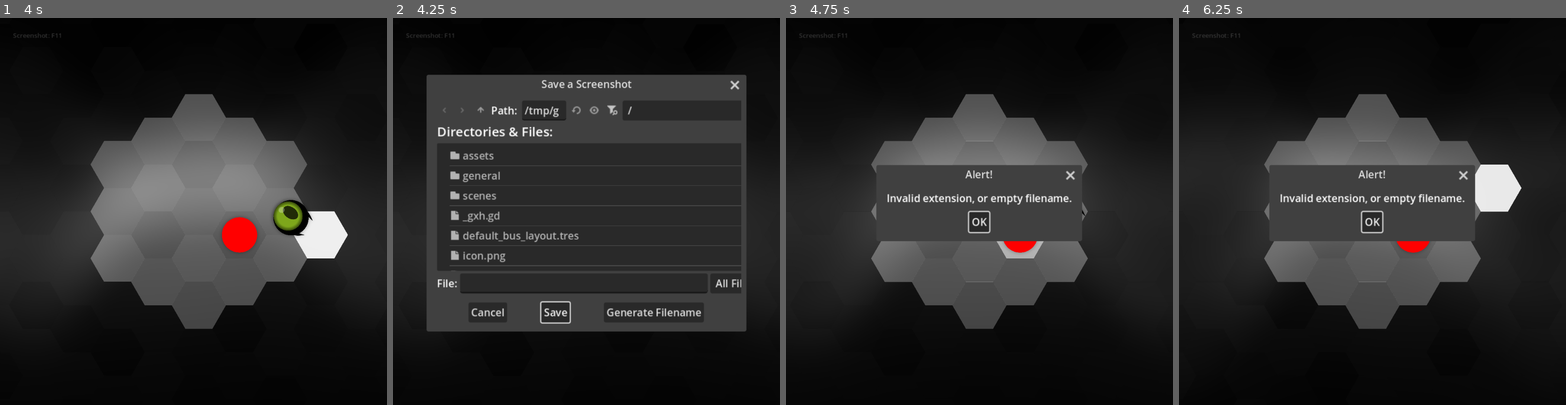
Above: before the commit, frames 1-4 (left to right).
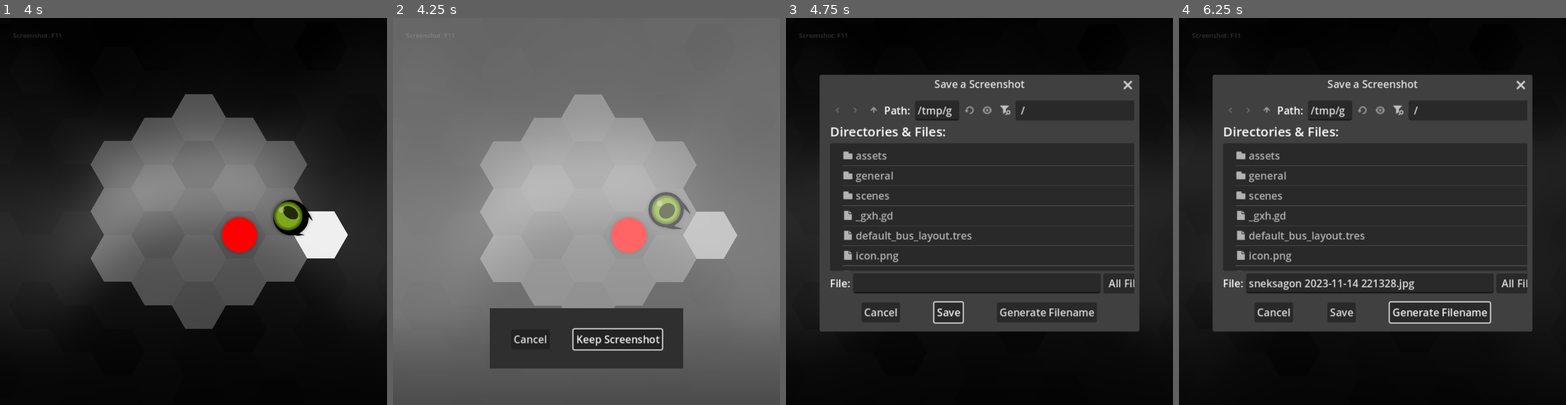
Above: after the commit, the same moments.

Repository: redpebble/sneksagon
Game: Godot game, scene res://scenes/map.tscn
The game is run twice, just before and just after one commit, with the same random seed, the same clock (stepped at 60 frames per second) and the same inputs. Sound files missing from this copy of the repository are replaced by a short silence.
Inputs (mouse positions are in pixels of both pictures, inside the frame that each line leads up to):
- Up to frame 1 (4 s): tap Enter at 0.5 s; move the mouse to (278, 192) at 0.52 s; press the mouse at (278, 192) at 0.53 s; hold D (down_right) 0.53-1.28 s; move the mouse to (116, 230) at 1.27 s; release the mouse at (116, 230) at 1.28 s; hold S (down) 1.28-2.03 s; click (116, 230) at 1.35 s; move the mouse to (232, 126) at 2.02 s; press the mouse at (232, 126) at 2.03 s; hold D (down_right) 2.03-2.78 s; move the mouse to (174, 288) at 2.77 s; release the mouse at (174, 288) at 2.78 s; hold W (up) 2.78-3.53 s; click (174, 288) at 2.85 s; move the mouse to (309, 269) at 3.52 s; press the mouse at (309, 269) at 3.53 s; hold A (down_left) from 3.53 s (still down)
- Up to frame 2 (4.25 s): keep holding A (down_left); tap F11 (screenshot) at 4.15 s
- Up to frame 3 (4.75 s): release A (down_left) at 4.25 s; release the mouse at (1095, 269) at 4.25 s; click "Save" (after the commit: "Keep Screenshot") at 4.25 s
- Up to frame 4 (6.25 s): click (1438, 312) at 5 s, where only the run after the commit has a clickable "Generate Filename"; click (1535, 110) at 5.75 s, where only the run after the commit has a clickable "/"

Frame 1 is identical in both runs. In frame 2, 97% of the frame differs, in the area x 0-100%, y 0-100%; in frame 3, 33%; in frame 4, 34%.

Commit message:
Added screenshot preview confirmation

Diff:
--- a/project.godot
+++ b/project.godot
@@ -22,7 +22,7 @@
 Highlighter="*res://scenes/singleton/highlighter.tscn"
 GameManager="*res://scenes/singleton/game_manager.tscn"
 ModifierManager="*res://scenes/singleton/modifier_manager.tscn"
-ScreenshotTool="*res://scenes/singleton/screenshot_tool.tscn"
+ScreenshotTool="*res://scenes/singleton/screenshot_tool/screenshot_tool.tscn"
 
 [display]
 
--- a/scenes/singleton/screenshot_tool.gd
+++ /dev/null
@@ -1,79 +0,0 @@
-extends Node
-
-@onready var save_dialog : FileDialog = $SaveDialog
-@onready var last_pause_state = get_tree().paused
-
-
-# Setup -----------------------------------------------------------------------#
-
-func _init() -> void:
-	process_mode = Node.PROCESS_MODE_ALWAYS
-
-func _ready() -> void:
-	close_dialog()
-	var x = ProjectSettings.get("display/window/size/viewport_width")
-	var y = ProjectSettings.get("display/window/size/viewport_height")
-	save_dialog.max_size = Vector2(x, y) * 0.8
-
-	save_dialog.add_button("Generate Filename", true, "generate_filename")
-
-	save_dialog.confirmed.connect(_on_save_dialog_confirmed)
-	save_dialog.visibility_changed.connect(_on_save_dialog_visibility_changed)
-	save_dialog.custom_action.connect(_on_save_dialog_custom_action)
-
-
-
-func _process(_delta: float) -> void:
-	if Engine.is_editor_hint():
-		return
-	if Input.is_action_just_pressed("screenshot"):
-		if save_dialog.visible:
-			close_dialog()
-		else:
-			open_dialog()
-
-
-func save_screenshot(directory : String, filename):
-	if not OS.is_debug_build() : return
-
-	await RenderingServer.frame_post_draw
-	var image = get_viewport().get_texture().get_image()
-	var error = image.save_png(directory + "/" + filename)
-
-	if error == OK:
-		print("Screenshot saved to ", directory)
-		OS.shell_show_in_file_manager(directory)
-	else:
-		printerr("Did not save screenshot to ", directory)
-
-
-func generate_default_filename() -> String:
-	var date = Time.get_date_string_from_system().replace(".","_")
-	var time :String = Time.get_time_string_from_system().replace(":","")
-	var project = ProjectSettings.get("application/config/name")
-	var filename = project + " " + date + " " + time + ".jpg"
-	return filename
-
-# Dialog ----------------------------------------------------------------------#
-
-func open_dialog():
-	last_pause_state = get_tree().paused
-	get_tree().paused = true
-	save_dialog.show()
-
-func close_dialog():
-	save_dialog.hide()
-	get_tree().paused = last_pause_state
-
-func _on_save_dialog_confirmed() -> void:
-	close_dialog()
-	save_screenshot(save_dialog.current_dir, save_dialog.get_line_edit().text)
-
-func _on_save_dialog_visibility_changed() -> void:
-	if not save_dialog.visible:
-		close_dialog()
-
-func _on_save_dialog_custom_action(action : String) -> void:
-	match action:
-		"generate_filename":
-			save_dialog.get_line_edit().text = generate_default_filename()
--- a/scenes/singleton/screenshot_tool.tscn
+++ /dev/null
@@ -1,15 +0,0 @@
-[gd_scene load_steps=2 format=3 uid="uid://kj6n63bix0me"]
-
-[ext_resource type="Script" uid="uid://b3aimoyun03km" path="res://scenes/singleton/screenshot_tool.gd" id="1_1ag45"]
-
-[node name="ScreenshotTool" type="Node"]
-process_mode = 3
-script = ExtResource("1_1ag45")
-
-[node name="SaveDialog" type="FileDialog" parent="."]
-title = "Save a Screenshot"
-initial_position = 1
-size = Vector2i(600, 360)
-transient_to_focused = true
-max_size = Vector2i(600, 600)
-access = 2
--- /dev/null
+++ b/scenes/singleton/screenshot_tool/preview_overlay.gd
@@ -0,0 +1,49 @@
+extends CanvasLayer
+
+signal screenshot_confirmed
+signal screenshot_canceled
+
+@onready var preview : TextureRect = $Control/Preview
+@onready var flash : ColorRect = $Control/Flash
+@onready var confirmation := $Control/MarginContainer/ConfirmationDialog
+@onready var shadow = $Control/Shadow
+
+
+var flash_tween : Tween = null
+
+
+func _ready() -> void:
+	close()
+	confirmation.confirmed.connect(_on_confirmed)
+	confirmation.canceled.connect(_on_canceled)
+	confirmation.close_requested.connect(_on_canceled)
+
+func start_flash(duration := 0.5):
+	flash.color.a = 0.5
+
+	if flash_tween:
+		flash_tween.kill()
+	flash_tween = create_tween().set_ease(Tween.EASE_OUT).set_trans(Tween.TRANS_SINE)
+	flash_tween.tween_property(flash, "color:a", 0.0, duration)
+
+
+func open():
+	start_flash()
+	preview.texture = get_parent().get_latest_shot(true)
+	confirmation.show()
+	shadow.show()
+	show()
+
+func close():
+	confirmation.hide()
+	shadow.hide()
+	hide()
+
+
+func _on_confirmed():
+	screenshot_confirmed.emit()
+	close()
+
+func _on_canceled():
+	screenshot_canceled.emit()
+	close()
--- /dev/null
+++ b/scenes/singleton/screenshot_tool/screenshot_tool.gd
@@ -0,0 +1,112 @@
+extends Node
+
+@onready var save_dialog : FileDialog = $SaveDialog
+@onready var preview_interface = $PreviewInterface
+
+@onready var last_pause_state = get_tree().paused
+
+var latest_shot : Image = null
+
+
+func _init() -> void:
+	process_mode = Node.PROCESS_MODE_ALWAYS
+
+func _ready() -> void:
+	close_dialog()
+	setup_dialog()
+	preview_interface.screenshot_confirmed.connect(open_dialog)
+	preview_interface.screenshot_canceled.connect(close_dialog)
+
+func _process(_delta: float) -> void:
+	if Engine.is_editor_hint():
+		return
+	if Input.is_action_just_pressed("screenshot"):
+		if not is_processing_screenshot():
+			state_safe_pause()
+			latest_shot = await get_viewport_image()
+			preview_interface.open()
+
+
+# Screenshot Management -------------------------------------------------------#
+
+func save_screenshot(directory : String, filename):
+	if not OS.is_debug_build() : return
+
+	await RenderingServer.frame_post_draw
+	var image = get_latest_shot(false)
+	var error = image.save_png(directory + "/" + filename)
+
+	if error == OK:
+		print("Screenshot saved to ", directory)
+		OS.shell_show_in_file_manager(directory)
+	else:
+		printerr("Did not save screenshot to ", directory)
+
+func get_viewport_image() -> Image:
+	await RenderingServer.frame_post_draw
+	return get_viewport().get_texture().get_image()
+
+func get_latest_shot(as_texture : bool) -> Resource:
+	if !latest_shot:
+		return null
+
+	if as_texture:
+		return ImageTexture.create_from_image(latest_shot)
+	else:
+		return latest_shot
+
+
+# Dialog ----------------------------------------------------------------------#
+
+func setup_dialog():
+	var x = ProjectSettings.get("display/window/size/viewport_width")
+	var y = ProjectSettings.get("display/window/size/viewport_height")
+	save_dialog.max_size = Vector2(x, y) * 0.8
+
+	save_dialog.add_button("Generate Filename", true, "generate_filename")
+	save_dialog.confirmed.connect(_on_save_dialog_confirmed)
+	save_dialog.visibility_changed.connect(_on_save_dialog_visibility_changed)
+	save_dialog.custom_action.connect(_on_save_dialog_custom_action)
+
+func open_dialog():
+	save_dialog.show()
+
+func close_dialog():
+	save_dialog.hide()
+	state_safe_unpause()
+
+func _on_save_dialog_confirmed() -> void:
+	close_dialog()
+	save_screenshot(save_dialog.current_dir, save_dialog.get_line_edit().text)
+
+func _on_save_dialog_visibility_changed() -> void:
+	if not save_dialog.visible:
+		close_dialog()
+
+func _on_save_dialog_custom_action(action : String) -> void:
+	match action:
+		"generate_filename":
+			save_dialog.get_line_edit().text = generate_default_filename()
+
+func generate_default_filename() -> String:
+	var date = Time.get_date_string_from_system().replace(".","_")
+	var time :String = Time.get_time_string_from_system().replace(":","")
+	var project = ProjectSettings.get("application/config/name")
+	var filename = project + " " + date + " " + time + ".jpg"
+	return filename
+
+
+# Pausing ---------------------------------------------------------------------#
+
+func state_safe_pause():
+	last_pause_state = get_tree().paused
+	get_tree().paused = true
+
+func state_safe_unpause():
+	get_tree().paused = last_pause_state
+
+
+# Checks ----------------------------------------------------------------------#
+
+func is_processing_screenshot() -> bool:
+	return save_dialog.visible or preview_interface.visible
--- /dev/null
+++ b/scenes/singleton/screenshot_tool/screenshot_tool.tscn
@@ -0,0 +1,67 @@
+[gd_scene load_steps=7 format=3 uid="uid://kj6n63bix0me"]
+
+[ext_resource type="Script" uid="uid://b3aimoyun03km" path="res://scenes/singleton/screenshot_tool/screenshot_tool.gd" id="1_1ag45"]
+[ext_resource type="Script" uid="uid://c33q6fh135y4t" path="res://scenes/singleton/screenshot_tool/preview_overlay.gd" id="2_8h1pt"]
+
+[sub_resource type="StyleBoxFlat" id="StyleBoxFlat_1ag45"]
+content_margin_bottom = 30.0
+bg_color = Color(0.18359, 0.18359, 0.18359, 1)
+
+[sub_resource type="Theme" id="Theme_hmft1"]
+AcceptDialog/styles/panel = SubResource("StyleBoxFlat_1ag45")
+
+[sub_resource type="Gradient" id="Gradient_1ag45"]
+offsets = PackedFloat32Array(0, 0.227273)
+colors = PackedColorArray(0, 0, 0, 0.266667, 0, 0, 0, 0)
+
+[sub_resource type="GradientTexture2D" id="GradientTexture2D_hmft1"]
+gradient = SubResource("Gradient_1ag45")
+fill_from = Vector2(0, 1)
+fill_to = Vector2(0, 0)
+
+[node name="ScreenshotTool" type="Node"]
+process_mode = 3
+script = ExtResource("1_1ag45")
+
+[node name="SaveDialog" type="FileDialog" parent="."]
+title = "Save a Screenshot"
+initial_position = 1
+size = Vector2i(600, 360)
+transient_to_focused = true
+max_size = Vector2i(600, 600)
+access = 2
+
+[node name="PreviewInterface" type="CanvasLayer" parent="."]
+script = ExtResource("2_8h1pt")
+
+[node name="Control" type="MarginContainer" parent="PreviewInterface"]
+anchors_preset = 15
+anchor_right = 1.0
+anchor_bottom = 1.0
+grow_horizontal = 2
+grow_vertical = 2
+
+[node name="Preview" type="TextureRect" parent="PreviewInterface/Control"]
+layout_mode = 2
+expand_mode = 3
+
+[node name="Flash" type="ColorRect" parent="PreviewInterface/Control"]
+layout_mode = 2
+color = Color(1, 1, 1, 0)
+
+[node name="MarginContainer" type="MarginContainer" parent="PreviewInterface/Control"]
+layout_mode = 2
+theme_override_constants/margin_bottom = 30
+
+[node name="ConfirmationDialog" type="ConfirmationDialog" parent="PreviewInterface/Control/MarginContainer"]
+title = "Save This Screenshot?"
+position = Vector2i(150, 450)
+size = Vector2i(300, 94)
+transient_to_focused = true
+borderless = true
+theme = SubResource("Theme_hmft1")
+ok_button_text = "Keep Screenshot"
+
+[node name="Shadow" type="TextureRect" parent="PreviewInterface/Control"]
+layout_mode = 2
+texture = SubResource("GradientTexture2D_hmft1")
Not shown, added: scenes/singleton/screenshot_tool/preview_overlay.gd.uid
Renamed: scenes/singleton/screenshot_tool.gd.uid -> scenes/singleton/screenshot_tool/screenshot_tool.gd.uid
